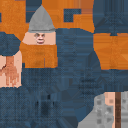
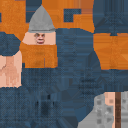
Layers edited between the first and the second 128x128 image:
"Layer 2": opacity 100% → 48% over [0,55,29,87]
painted on "Layer 1" over [33,28,68,45]
